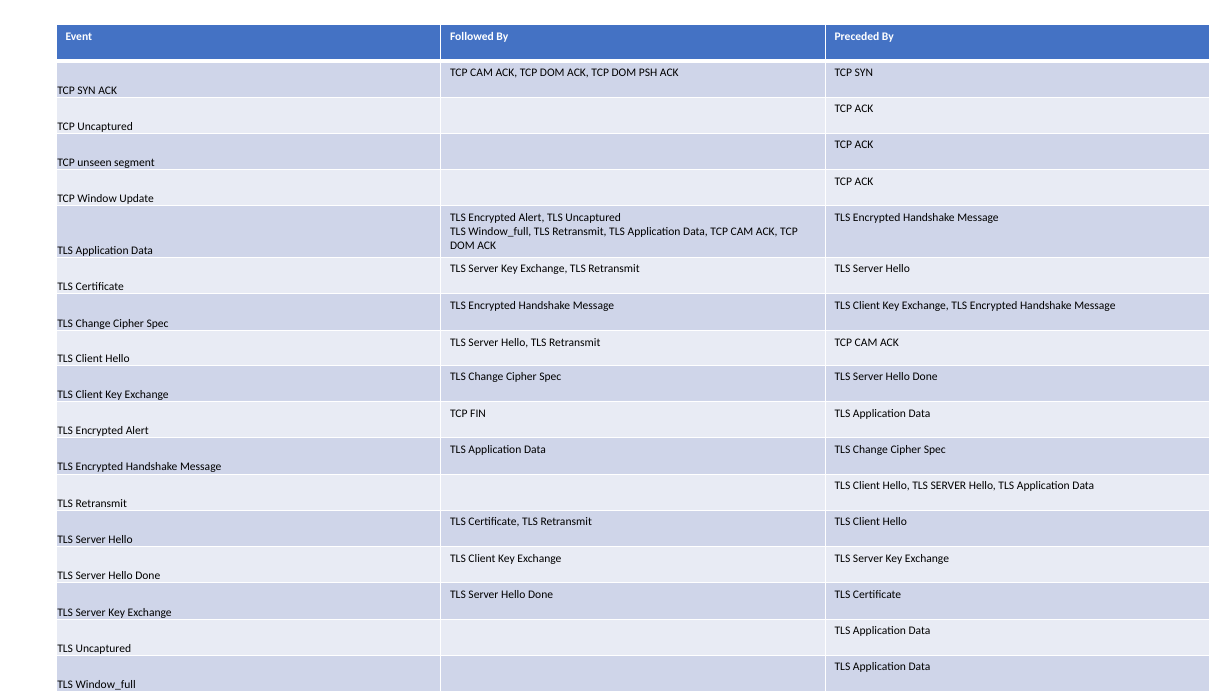
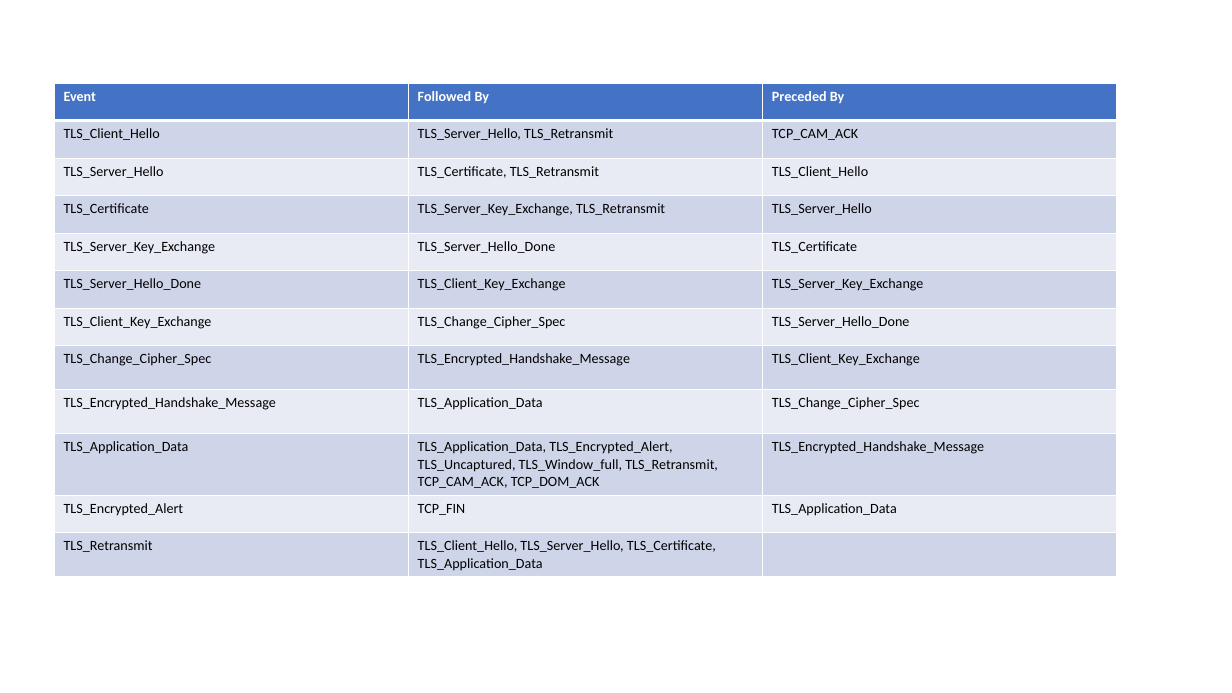
Before and after one commit to Ebiquity/system_data_generator, a slide deck: slide 3 of network_data_kg.pptx. Drawn at 1232x693 pixels with LibreOffice and Linux fonts; fonts in the diff are those of the drawing. Boxes give left, top, right and bottom in pixels: in the first picture for what was removed or moved away, otherwise in the second. Text is boxed around its words. In the diff, an @@ line names an element or a change of style, - is before the commit and + after.

```diff
--- a/network_data_kg.pptx
+++ b/network_data_kg.pptx
@@ table at <box>55,83,1116,575</box> @@
-row 2: TCP SYN ACK | TCP CAM ACK, TCP DOM ACK, TCP DOM PSH ACK | TCP SYN
-row 3: TCP Uncaptured |  | TCP ACK
-row 4: TCP unseen segment |  | TCP ACK
-row 5: TCP Window Update |  | TCP ACK
-row 6: TLS Application Data | TLS Encrypted Alert, TLS Uncaptured / TLS Window_full, TLS Retransmit, TLS Application Data, TCP CAM ACK, TCP DOM ACK | TLS Encrypted Handshake Message
-row 7: TLS Certificate | TLS Server Key Exchange, TLS Retransmit | TLS Server Hello
-row 8: TLS Change Cipher Spec | TLS Encrypted Handshake Message | TLS Client Key Exchange, TLS Encrypted Handshake Message
-row 9: TLS Client Hello | TLS Server Hello, TLS Retransmit | TCP CAM ACK
-row 10: TLS Client Key Exchange | TLS Change Cipher Spec | TLS Server Hello Done
-row 11: TLS Encrypted Alert | TCP FIN | TLS Application Data
-row 12: TLS Encrypted Handshake Message | TLS Application Data | TLS Change Cipher Spec
-row 13: TLS Retransmit |  | TLS Client Hello, TLS SERVER Hello, TLS Application Data
-row 14: TLS Server Hello | TLS Certificate, TLS Retransmit | TLS Client Hello
-row 15: TLS Server Hello Done | TLS Client Key Exchange | TLS Server Key Exchange
-row 16: TLS Server Key Exchange | TLS Server Hello Done | TLS Certificate
-row 17: TLS Uncaptured |  | TLS Application Data
-row 18: TLS Window_full |  | TLS Application Data
+row 2: TLS_Client_Hello | TLS_Server_Hello, TLS_Retransmit | TCP_CAM_ACK
+row 3: TLS_Server_Hello | TLS_Certificate, TLS_Retransmit | TLS_Client_Hello
+row 4: TLS_Certificate | TLS_Server_Key_Exchange, TLS_Retransmit | TLS_Server_Hello
+row 5: TLS_Server_Key_Exchange | TLS_Server_Hello_Done | TLS_Certificate
+row 6: TLS_Server_Hello_Done | TLS_Client_Key_Exchange | TLS_Server_Key_Exchange
+row 7: TLS_Client_Key_Exchange | TLS_Change_Cipher_Spec | TLS_Server_Hello_Done
+row 8: TLS_Change_Cipher_Spec | TLS_Encrypted_Handshake_Message | TLS_Client_Key_Exchange
+row 9: TLS_Encrypted_Handshake_Message | TLS_Application_Data | TLS_Change_Cipher_Spec
+row 10: TLS_Application_Data | TLS_Application_Data, TLS_Encrypted_Alert, TLS_Uncaptured, TLS_Window_full, TLS_Retransmit, TCP_CAM_ACK, TCP_DOM_ACK | TLS_Encrypted_Handshake_Message
+row 11: TLS_Encrypted_Alert | TCP_FIN | TLS_Application_Data
+row 12: TLS_Retransmit | TLS_Client_Hello, TLS_Server_Hello, TLS_Certificate, TLS_Application_Data | 
@@ table: place and size @@
-table at <box>56,25,1210,693</box>
+table at <box>55,83,1116,575</box>
```
Also in this commit, not shown: 1 other slide changed, 17 other files.
